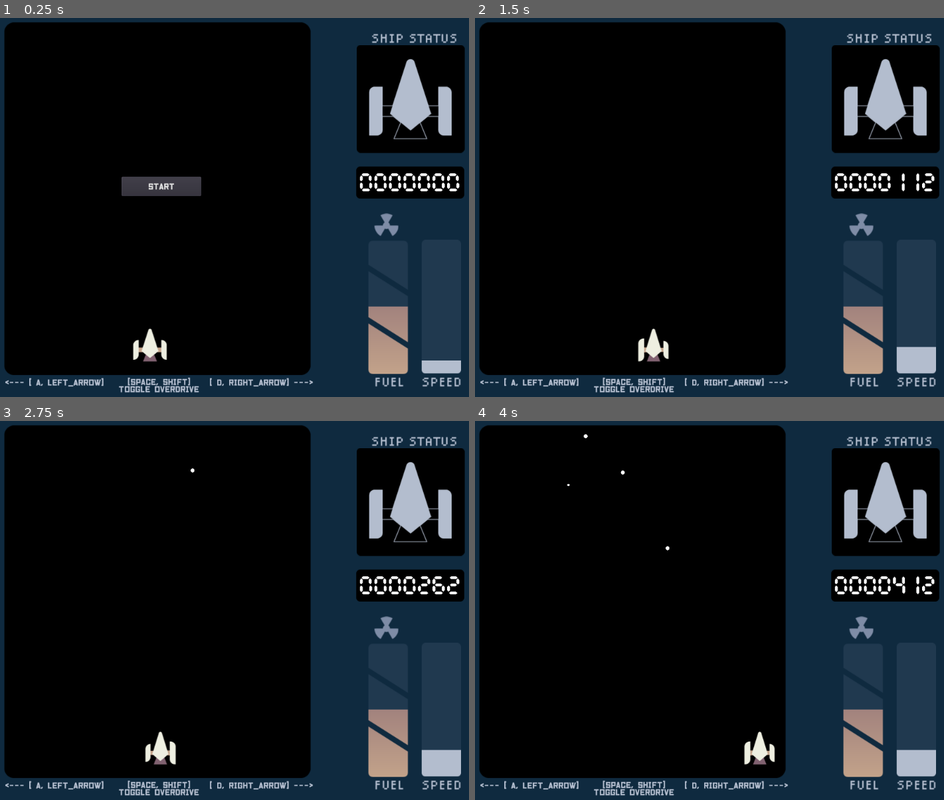
Above: before the commit, frames 1-4 (two rows, left to right).
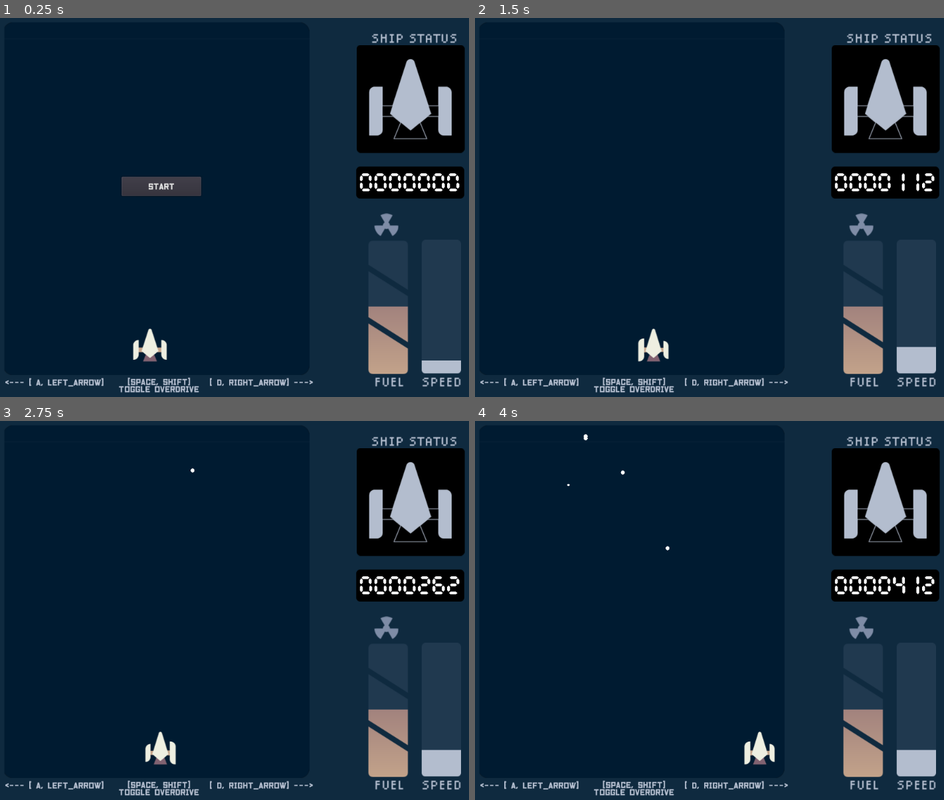
Above: after the commit, the same moments.

Repository: parkernalch/ld49-critical-mass
Game: Godot game, scene res://Main.tscn
The game is run twice, just before and just after one commit, with the same random seed, the same clock (stepped at 60 frames per second) and the same inputs.
Inputs:
- Up to frame 1 (0.25 s): no input
- Up to frame 2 (1.5 s): click "START" at 0.5 s; hold Right (ui_right) from 1.28 s (still down)
- Up to frame 3 (2.75 s): release Right (ui_right) at 2.03 s; hold Left (ui_left) from 2.03 s (still down)
- Up to frame 4 (4 s): release Left (ui_left) at 2.78 s; hold Right (ui_right) from 2.78 s (still down)

The runs differ from the first frame. In frame 1, 60% of the frame differs, in the area x 0-67%, y 1-95%; in frame 2, 60%; in frame 3, 60%; in frame 4, 60%.

Commit message:
add utility shaders, game end cleanup

Diff:
--- a/Game.gd
+++ b/Game.gd
@@ -5,16 +5,34 @@
 func _ready():
 	Events.connect("StartGame", self, "_on_StartGame")
 	Events.connect("GameEndedPlayer", self, "_on_GameOver")
+	Events.connect("PlayerFuelLevelChanged", self, "_on_player_fuelLevelChanged")
 	pass
 
 func _on_StartGame():
 	start_game()
 
 func _on_GameOver(any):
-	end_game()
+	call_deferred("end_game")
 
 func start_game():
+	$Player.visible = true
 	pass
 
 func end_game():
+	$AnimationPlayer.stop()
+	$play_field.material.set_shader_param("bar_color", $play_field.material.get_shader_param("screen_color"))
+#	$Player.visible = false
+	$Player.right_wing_particles.emitting = false
+	$Player.left_wing_particles.emitting = false
+	$Player.body_particles.emitting = false
 	pass
+
+func _on_player_fuelLevelChanged(new_level):
+	if new_level < 25:
+		$AnimationPlayer.play("PlayFieldLowWarning")
+	elif new_level > 75:
+		$AnimationPlayer.play("PlayFieldWarning")
+	else:
+		$AnimationPlayer.stop()
+		$play_field.material.set_shader_param("bar_color", $play_field.material.get_shader_param("screen_color"))
+	pass
--- a/Game.tscn
+++ b/Game.tscn
@@ -12,22 +12,85 @@
 [ext_resource path="res://ShieldPickup.tscn" type="PackedScene" id=10]
 [ext_resource path="res://HealthPickup.tscn" type="PackedScene" id=11]
 
-[sub_resource type="RectangleShape2D" id=1]
+[sub_resource type="Shader" id=1]
+code = "shader_type canvas_item;
+render_mode unshaded;
+
+uniform float bar_width : hint_range(0.0, 1.0) = 0.1;
+uniform vec4 screen_color: hint_color;
+uniform vec4 bar_color : hint_color;
+
+void fragment() {
+	vec4 sample_1 = texture(TEXTURE, UV);
+	vec4 sample_2 = texture(TEXTURE, UV + vec2(bar_width, 0.0));
+	vec4 sample_3 = texture(TEXTURE, UV + vec2(-bar_width, 0.0));
+	vec4 sample_4 = texture(TEXTURE, UV + vec2(0.0, bar_width));
+	vec4 sample_5 = texture(TEXTURE, UV + vec2(0.0, -bar_width));
+
+	float alpha = sample_1.a - (sample_2.a + sample_3.a + sample_4.a + sample_5.a) / 5.0;
+	float stepped_alpha = step(alpha, 0.5);
+	if(stepped_alpha == 0.0) {
+		COLOR = bar_color;
+	} else {
+		COLOR = screen_color;
+	}
+	COLOR.a = sample_1.a;
+}"
+
+[sub_resource type="ShaderMaterial" id=2]
+shader = SubResource( 1 )
+shader_param/bar_width = 1.0
+shader_param/screen_color = Color( 0, 0.105882, 0.192157, 1 )
+shader_param/bar_color = Color( 0.328757, 0.0450849, 0.0818208, 1 )
+
+[sub_resource type="RectangleShape2D" id=3]
 extents = Vector2( 33.4923, 52.3557 )
 
-[sub_resource type="RectangleShape2D" id=2]
+[sub_resource type="RectangleShape2D" id=4]
 extents = Vector2( 33.6966, 51.467 )
 
-[sub_resource type="RectangleShape2D" id=3]
+[sub_resource type="RectangleShape2D" id=5]
 extents = Vector2( 343.341, 10 )
+
+[sub_resource type="Animation" id=6]
+resource_name = "PlayFieldLowWarning"
+loop = true
+tracks/0/type = "value"
+tracks/0/path = NodePath("play_field:material:shader_param/bar_color")
+tracks/0/interp = 1
+tracks/0/loop_wrap = true
+tracks/0/imported = false
+tracks/0/enabled = true
+tracks/0/keys = {
+"times": PoolRealArray( 0, 0.5, 1 ),
+"transitions": PoolRealArray( 1, 1, 1 ),
+"update": 0,
+"values": [ Color( 0, 0.105882, 0.192157, 1 ), Color( 0.67451, 0.815686, 1, 1 ), Color( 0, 0.105882, 0.192157, 1 ) ]
+}
+
+[sub_resource type="Animation" id=7]
+resource_name = "PlayFieldWarning"
+loop = true
+tracks/0/type = "value"
+tracks/0/path = NodePath("play_field:material:shader_param/bar_color")
+tracks/0/interp = 1
+tracks/0/loop_wrap = true
+tracks/0/imported = false
+tracks/0/enabled = true
+tracks/0/keys = {
+"times": PoolRealArray( 0, 0.5, 1 ),
+"transitions": PoolRealArray( 1, 1, 1 ),
+"update": 0,
+"values": [ Color( 0, 0.105882, 0.192157, 1 ), Color( 0.572549, 0, 0, 1 ), Color( 0, 0.105882, 0.192157, 1 ) ]
+}
 
 [node name="Game" type="Node2D"]
 position = Vector2( 282.653, 329.247 )
 script = ExtResource( 5 )
 
 [node name="play_field" type="Sprite" parent="."]
-self_modulate = Color( 0, 0, 0, 1 )
-position = Vector2( 12.1718, 10.9976 )
+material = SubResource( 2 )
+position = Vector2( 10.1718, 10.9976 )
 texture = ExtResource( 1 )
 
 [node name="Player" parent="." instance=ExtResource( 3 )]
@@ -108,6 +171,10 @@
 [node name="RightBound" parent="PickupSpawn" index="1"]
 position = Vector2( 284, 0 )
 
+[node name="AnimationPlayer" type="AnimationPlayer" parent="."]
+anims/PlayFieldLowWarning = SubResource( 6 )
+anims/PlayFieldWarning = SubResource( 7 )
+
 [editable path="NeutronSpawner"]
 [editable path="ObstacleSpawner"]
 [editable path="PickupSpawn"]
--- a/Main.tscn
+++ b/Main.tscn
@@ -21,14 +21,70 @@
 [ext_resource path="res://sounds/in_game.wav" type="AudioStream" id=19]
 [ext_resource path="res://sounds/boost_end.wav" type="AudioStream" id=20]
 [ext_resource path="res://sounds/boost_start.wav" type="AudioStream" id=21]
+[ext_resource path="res://MainViewportSprite.gd" type="Script" id=22]
 
 [sub_resource type="Environment" id=1]
 background_mode = 1
 background_color = Color( 0.0588235, 0.164706, 0.247059, 1 )
 glow_enabled = true
 
+[sub_resource type="Shader" id=9]
+code = "shader_type canvas_item;
+uniform float wave_pos : hint_range(0.0, 1.0) = 0.5;
+uniform float wave_size : hint_range(0.0, 1.0) = 0.1;
+uniform vec4 ripple_color : hint_color;
+
+void fragment() {
+	COLOR = texture(TEXTURE, UV);
+	if (wave_size > 0.0) {
+		if (UV.y < wave_pos + wave_size && UV.y > wave_pos - wave_size) {
+			vec4 color = texture(TEXTURE, UV - vec2(0.0, wave_size));
+//			COLOR = mix(color, ripple_color, UV.y);
+			COLOR = color;
+			if (UV.y > wave_pos + 0.9 * wave_size || UV.y < wave_pos - 0.9 * wave_size) {
+				COLOR = mix(color, ripple_color, UV.y);
+			}
+		}
+	}
+}"
+
+[sub_resource type="ShaderMaterial" id=10]
+shader = SubResource( 9 )
+shader_param/wave_pos = 0.04
+shader_param/wave_size = 0.00666668
+shader_param/ripple_color = Color( 1, 1, 1, 0.0862745 )
+
 [sub_resource type="ViewportTexture" id=2]
 viewport_path = NodePath("Viewport")
+
+[sub_resource type="Animation" id=11]
+resource_name = "BoostRipple"
+length = 0.25
+step = 0.01
+tracks/0/type = "value"
+tracks/0/path = NodePath(".:material:shader_param/wave_pos")
+tracks/0/interp = 1
+tracks/0/loop_wrap = true
+tracks/0/imported = false
+tracks/0/enabled = true
+tracks/0/keys = {
+"times": PoolRealArray( 0, 0.25 ),
+"transitions": PoolRealArray( 1, 1 ),
+"update": 0,
+"values": [ 1.0, 0.0 ]
+}
+tracks/1/type = "value"
+tracks/1/path = NodePath(".:material:shader_param/wave_size")
+tracks/1/interp = 1
+tracks/1/loop_wrap = true
+tracks/1/imported = false
+tracks/1/enabled = true
+tracks/1/keys = {
+"times": PoolRealArray( 0, 0.1, 0.25 ),
+"transitions": PoolRealArray( 1, 1, 1 ),
+"update": 0,
+"values": [ 0.0, 0.1, 0.0 ]
+}
 
 [sub_resource type="DynamicFont" id=3]
 size = 80
@@ -67,8 +123,13 @@
 environment = SubResource( 1 )
 
 [node name="Sprite" type="Sprite" parent="."]
+material = SubResource( 10 )
 position = Vector2( 337.972, 360.918 )
 texture = SubResource( 2 )
+script = ExtResource( 22 )
+
+[node name="AnimationPlayer" type="AnimationPlayer" parent="Sprite"]
+anims/BoostRipple = SubResource( 11 )
 
 [node name="Viewport" type="Viewport" parent="."]
 size = Vector2( 590, 680 )
@@ -99,8 +160,9 @@
 }
 
 [node name="Label" type="Label" parent="GameOverMenu"]
+margin_top = -1.33484
 margin_right = 579.0
-margin_bottom = 157.0
+margin_bottom = 155.665
 custom_fonts/font = SubResource( 3 )
 text = "GAME OVER"
 align = 1
--- /dev/null
+++ b/MainViewportSprite.gd
@@ -0,0 +1,9 @@
+extends Sprite
+
+func _ready():
+	Events.connect("PlayerBoostStarted", self, "_on_boost")
+	pass
+
+func _on_boost():
+	$AnimationPlayer.play("BoostRipple")
+	pass
--- a/Player.gd
+++ b/Player.gd
@@ -132,15 +132,20 @@
 func die():
 	fuel_timer.stop()
 	explosion_particles.emitting = true
+	sprite.modulate = Color(1.0,1.0,1.0,0.0)
+	call_deferred("deferred_game_ended")
+	pass
+
+func deferred_game_ended():
+	right_wing_particles.emitting = false
+	left_wing_particles.emitting = false
+	body_particles.emitting = false
 	Events.emit_signal("GameEndedPlayer", {
 		"neutrons_collected": neutrons_collected,
 		"boost_time": boost_time
 	})
-	sprite.modulate = Color.black
-	right_wing_particles.emitting = false
-	left_wing_particles.emitting = false
-	body_particles.emitting = false
-	pass
+	set_process(false)
+	set_physics_process(false)
 
 func _on_collisionArea_body_entered(body):
 	if body is Neutron:
--- a/Shield.gd
+++ b/Shield.gd
@@ -6,7 +6,6 @@
 	$Area2D.connect("body_entered", self, "_on_body_entered")
 	Events.connect("PlayerShieldToggled", self, "_on_player_shieldToggled")
 	$Sprite.visible = false
-	$Timer.connect("timeout", self, "deactivate")
 	set_physics_process(false)
 	pass
 
@@ -14,6 +13,7 @@
 	if body is Obstacle:
 		if is_active:
 			body.queue_free()
+			deactivate()
 	pass
 
 func _on_player_shieldToggled(value):
@@ -26,7 +26,6 @@
 	$Sprite.material.set_shader_param("line_spacing", 0.10)
 	$Sprite.material.set_shader_param("time_scaling", 0.5)
 	$Sprite.visible = true
-	$Timer.start()
 	set_physics_process(true)
 	is_active = true
 
--- a/Shield.tscn
+++ b/Shield.tscn
@@ -38,7 +38,3 @@
 [node name="Sprite" type="Sprite" parent="."]
 material = SubResource( 3 )
 texture = ExtResource( 1 )
-
-[node name="Timer" type="Timer" parent="."]
-wait_time = 3.0
-one_shot = true
Not shown: 2 places in Game.tscn that only renumber resources
Not shown: 1 places in Main.tscn that only renumber resources
